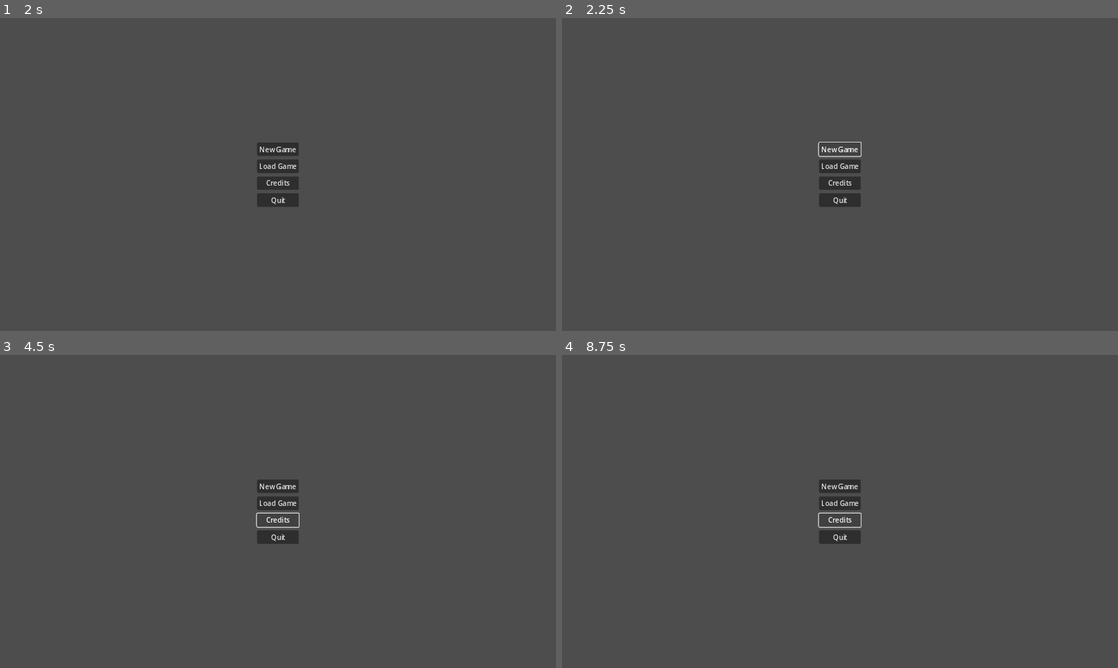
Above: before the commit, frames 1-4 (two rows, left to right).
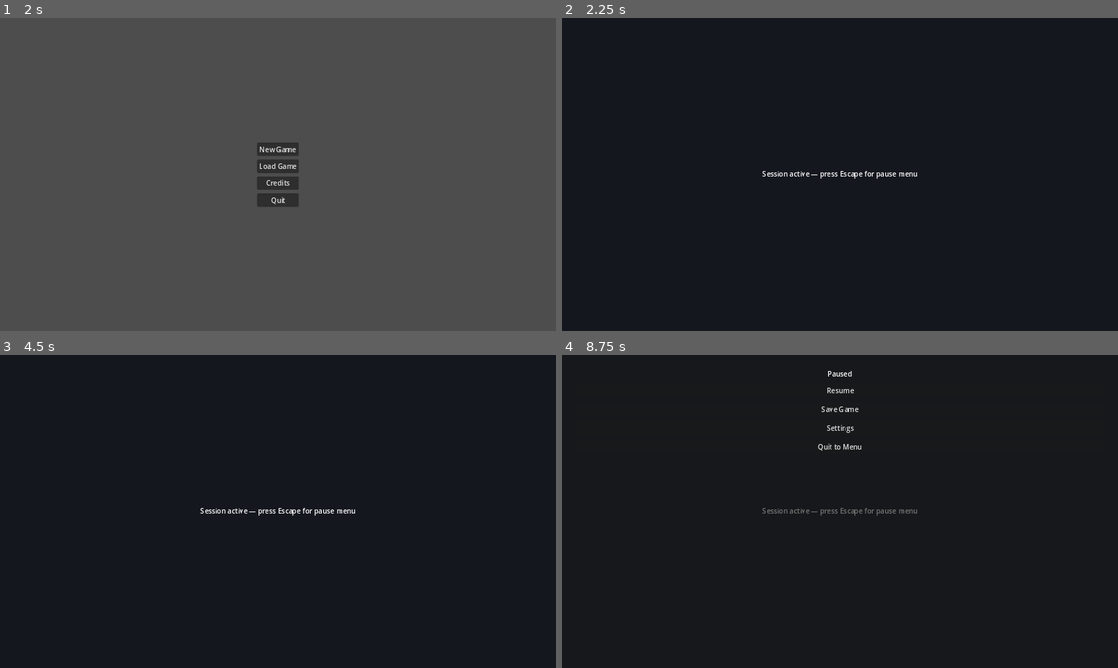
Above: after the commit, the same moments.

Repository: markcromwell/telvar-secundus
Game: Godot game, scene res://scenes/main_menu.tscn
Two runs of this game, one before a commit and one after it. Both use one fixed random seed, a clock stepped at 60 frames per second and the inputs below.
Inputs (mouse positions are in pixels of both pictures, inside the frame that each line leads up to):
- Up to frame 1 (2 s): click "Load Game" at 0.5 s; click "Slot 1 (Empty)" at 1.25 s
- Up to frame 2 (2.25 s): click "New Game" at 2 s
- Up to frame 3 (4.5 s): click (278, 486) at 2.75 s, where only the run before the commit has a clickable "New Game"; click (278, 486) at 3.5 s, where only the run before the commit has a clickable "New Game"; click (278, 520) at 4.25 s, where only the run before the commit has a clickable "Credits"
- Up to frame 4 (8.75 s): tap Escape (ui_cancel) at 8.65 s

Frame 1 is identical in both runs. In frame 2, 100% of the frame differs, in the area x 0-100%, y 0-100%; in frame 3, 100%; in frame 4, 99%.

Commit message:
Code Forge: phase 2728 implementation
Spec #1306 — automated implementation by cursor worker
Phase: Pause Menu Save Option UI
Complexity: simple
Branch: feature/spec-1306-phase-2728

Diff:
--- a/scenes/main_menu.tscn
+++ b/scenes/main_menu.tscn
@@ -79,3 +79,111 @@
 [node name="Back" type="Button" parent="LoadSlotPanel/Margin/VBox"]
 layout_mode = 2
 text = "Back"
+
+[node name="GameplayPlaceholder" type="ColorRect" parent="."]
+visible = false
+layout_mode = 1
+anchors_preset = 15
+anchor_right = 1.0
+anchor_bottom = 1.0
+grow_horizontal = 2
+grow_vertical = 2
+color = Color(0.08, 0.09, 0.12, 1)
+
+[node name="Hint" type="Label" parent="GameplayPlaceholder"]
+layout_mode = 1
+anchors_preset = 8
+anchor_left = 0.5
+anchor_top = 0.5
+anchor_right = 0.5
+anchor_bottom = 0.5
+offset_left = -200.0
+offset_top = -12.0
+offset_right = 200.0
+offset_bottom = 12.0
+grow_horizontal = 2
+grow_vertical = 2
+text = "Session active — press Escape for pause menu"
+horizontal_alignment = 1
+
+[node name="PausePanel" type="PanelContainer" parent="."]
+visible = false
+layout_mode = 1
+anchors_preset = 15
+anchor_right = 1.0
+anchor_bottom = 1.0
+grow_horizontal = 2
+grow_vertical = 2
+
+[node name="PauseMargin" type="MarginContainer" parent="PausePanel"]
+layout_mode = 2
+theme_override_constants/margin_left = 32
+theme_override_constants/margin_top = 32
+theme_override_constants/margin_right = 32
+theme_override_constants/margin_bottom = 32
+
+[node name="PauseVBox" type="VBoxContainer" parent="PausePanel/PauseMargin"]
+layout_mode = 2
+theme_override_constants/separation = 12
+
+[node name="PauseTitle" type="Label" parent="PausePanel/PauseMargin/PauseVBox"]
+layout_mode = 2
+text = "Paused"
+horizontal_alignment = 1
+
+[node name="Resume" type="Button" parent="PausePanel/PauseMargin/PauseVBox"]
+layout_mode = 2
+text = "Resume"
+
+[node name="SaveGame" type="Button" parent="PausePanel/PauseMargin/PauseVBox"]
+layout_mode = 2
+text = "Save Game"
+
+[node name="Settings" type="Button" parent="PausePanel/PauseMargin/PauseVBox"]
+layout_mode = 2
+text = "Settings"
+
+[node name="QuitToMenu" type="Button" parent="PausePanel/PauseMargin/PauseVBox"]
+layout_mode = 2
+text = "Quit to Menu"
+
+[node name="SaveSlotPanel" type="PanelContainer" parent="."]
+visible = false
+layout_mode = 1
+anchors_preset = 15
+anchor_right = 1.0
+anchor_bottom = 1.0
+grow_horizontal = 2
+grow_vertical = 2
+
+[node name="SaveMargin" type="MarginContainer" parent="SaveSlotPanel"]
+layout_mode = 2
+theme_override_constants/margin_left = 32
+theme_override_constants/margin_top = 32
+theme_override_constants/margin_right = 32
+theme_override_constants/margin_bottom = 32
+
+[node name="SaveVBox" type="VBoxContainer" parent="SaveSlotPanel/SaveMargin"]
+layout_mode = 2
+theme_override_constants/separation = 12
+
+[node name="SaveTitle" type="Label" parent="SaveSlotPanel/SaveMargin/SaveVBox"]
+layout_mode = 2
+text = "Save to Slot"
+horizontal_alignment = 1
+
+[node name="SaveSlot1" type="Button" parent="SaveSlotPanel/SaveMargin/SaveVBox"]
+layout_mode = 2
+text = "Slot 1"
+
+[node name="SaveSlot2" type="Button" parent="SaveSlotPanel/SaveMargin/SaveVBox"]
+layout_mode = 2
+text = "Slot 2"
+
+[node name="SaveSlot3" type="Button" parent="SaveSlotPanel/SaveMargin/SaveVBox"]
+layout_mode = 2
+text = "Slot 3"
+
+[node name="SaveBack" type="Button" parent="SaveSlotPanel/SaveMargin/SaveVBox"]
+layout_mode = 2
+text = "Back"
--- a/scripts/main_menu.gd
+++ b/scripts/main_menu.gd
@@ -2,6 +2,8 @@
 
 ## Main menu: New Game, Load Game, Credits, Quit. Load flow lists fixed user://
 ## slots via SaveManager (missing/corrupt JSON → empty slot dict).
+## During a stub session (New Game), Escape opens pause: Resume, Save Game,
+## Settings, Quit to Menu. Save writes JSON compatible with SaveManager.load_save_slot.
 
 const SAVE_SLOT_PATHS: PackedStringArray = [
 	"user://save_slot_1.json",
@@ -11,11 +13,21 @@
 
 @onready var _center: Control = $Center
 @onready var _load_panel: Control = $LoadSlotPanel
+@onready var _gameplay_placeholder: Control = $GameplayPlaceholder
+@onready var _pause_panel: Control = $PausePanel
+@onready var _save_panel: Control = $SaveSlotPanel
 @onready var _slot_buttons: Array[Button] = [
 	$LoadSlotPanel/Margin/VBox/Slot1,
 	$LoadSlotPanel/Margin/VBox/Slot2,
 	$LoadSlotPanel/Margin/VBox/Slot3,
 ]
+@onready var _save_slot_buttons: Array[Button] = [
+	$SaveSlotPanel/SaveMargin/SaveVBox/SaveSlot1,
+	$SaveSlotPanel/SaveMargin/SaveVBox/SaveSlot2,
+	$SaveSlotPanel/SaveMargin/SaveVBox/SaveSlot3,
+]
+
+var _session_active: bool = false
 
 
 func _ready() -> void:
@@ -25,17 +37,48 @@
 	$Center/MainButtons/Quit.pressed.connect(_on_quit)
 	$LoadSlotPanel/Margin/VBox/Back.pressed.connect(_return_to_main_buttons)
 	for i in _slot_buttons.size():
-		_slot_buttons[i].pressed.connect(_on_slot_pressed.bind(i))
+		_slot_buttons[i].pressed.connect(_on_load_slot_pressed.bind(i))
+	$PausePanel/PauseMargin/PauseVBox/Resume.pressed.connect(_close_pause_menu)
+	$PausePanel/PauseMargin/PauseVBox/SaveGame.pressed.connect(_on_pause_save_game)
+	$PausePanel/PauseMargin/PauseVBox/Settings.pressed.connect(_on_pause_settings)
+	$PausePanel/PauseMargin/PauseVBox/QuitToMenu.pressed.connect(_on_quit_to_menu)
+	$SaveSlotPanel/SaveMargin/SaveVBox/SaveBack.pressed.connect(_on_save_slot_back)
+	for i in _save_slot_buttons.size():
+		_save_slot_buttons[i].pressed.connect(_on_save_slot_chosen.bind(i))
 	_load_panel.visible = false
+	_pause_panel.visible = false
+	_save_panel.visible = false
+	_gameplay_placeholder.visible = false
+
+
+func _unhandled_input(event: InputEvent) -> void:
+	if not event.is_action_pressed("ui_cancel"):
+		return
+	if _save_panel.visible:
+		_on_save_slot_back()
+		get_viewport().set_input_as_handled()
+		return
+	if _load_panel.visible:
+		_return_to_main_buttons()
+		get_viewport().set_input_as_handled()
+		return
+	if not _session_active:
+		return
+	if _pause_panel.visible:
+		_close_pause_menu()
+	else:
+		_open_pause_menu()
+	get_viewport().set_input_as_handled()
 
 
 func _on_new_game() -> void:
-	# Hook for first playable / scene change in a later phase.
-	pass
+	_session_active = true
+	_center.visible = false
+	_gameplay_placeholder.visible = true
 
 
 func _on_load_game() -> void:
-	_refresh_slot_button_labels()
+	_refresh_load_slot_button_labels()
 	_center.visible = false
 	_load_panel.visible = true
 
@@ -54,17 +97,25 @@
 	_center.visible = true
 
 
-func _refresh_slot_button_labels() -> void:
+func _refresh_load_slot_button_labels() -> void:
 	for i in _slot_buttons.size():
-		var data: Dictionary = SaveManager.load_save_slot(SAVE_SLOT_PATHS[i])
-		var n := i + 1
-		if data.get("empty", false) == true:
-			_slot_buttons[i].text = "Slot %d (Empty)" % n
-		else:
-			_slot_buttons[i].text = "Slot %d" % n
+		_apply_slot_label_for_button(_slot_buttons[i], SAVE_SLOT_PATHS[i], i + 1)
 
 
-func _on_slot_pressed(slot_index: int) -> void:
+func _refresh_save_slot_button_labels() -> void:
+	for i in _save_slot_buttons.size():
+		_apply_slot_label_for_button(_save_slot_buttons[i], SAVE_SLOT_PATHS[i], i + 1)
+
+
+func _apply_slot_label_for_button(btn: Button, path: String, slot_number: int) -> void:
+	var data: Dictionary = SaveManager.load_save_slot(path)
+	if data.get("empty", false) == true:
+		btn.text = "Slot %d (Empty)" % slot_number
+	else:
+		btn.text = "Slot %d" % slot_number
+
+
+func _on_load_slot_pressed(slot_index: int) -> void:
 	var data: Dictionary = SaveManager.load_save_slot(SAVE_SLOT_PATHS[slot_index])
 	if data.get("empty", false) == true:
 		_return_to_main_buttons()
@@ -73,8 +124,75 @@
 	_return_to_main_buttons()
 
 
+func _open_pause_menu() -> void:
+	_pause_panel.visible = true
+
+
+func _close_pause_menu() -> void:
+	_pause_panel.visible = false
+
+
+func _on_pause_save_game() -> void:
+	_refresh_save_slot_button_labels()
+	_pause_panel.visible = false
+	_save_panel.visible = true
+
+
+func _on_pause_settings() -> void:
+	# Placeholder until settings UI exists.
+	pass
+
+
+func _on_quit_to_menu() -> void:
+	_session_active = false
+	_pause_panel.visible = false
+	_save_panel.visible = false
+	_gameplay_placeholder.visible = false
+	_center.visible = true
+
+
+func _on_save_slot_back() -> void:
+	_save_panel.visible = false
+	_pause_panel.visible = true
+
+
+func _on_save_slot_chosen(slot_index: int) -> void:
+	var path := SAVE_SLOT_PATHS[slot_index]
+	var payload := _build_session_save_payload()
+	if not _write_save_json(path, payload):
+		push_error("MainMenu: could not write save to %s" % path)
+		return
+	_on_save_slot_back()
+
+
+func _build_session_save_payload() -> Dictionary:
+	return {
+		"empty": false,
+		"version": SaveManager.SAVE_SLOT_VERSION,
+		"session_stub": true,
+		"saved_at_unix": Time.get_unix_time_from_system(),
+	}
+
+
+func _write_save_json(path: String, data: Dictionary) -> bool:
+	var text := JSON.stringify(data, "\t")
+	var f := FileAccess.open(path, FileAccess.WRITE)
+	if f == null:
+		return false
+	f.store_string(text)
+	return f.get_error() == OK
+
+
 func _notification(what: int) -> void:
 	if what == NOTIFICATION_WM_GO_BACK_REQUEST:
+		if _save_panel.visible:
+			_on_save_slot_back()
+			get_viewport().set_input_as_handled()
+			return
 		if _load_panel.visible:
 			_return_to_main_buttons()
 			get_viewport().set_input_as_handled()
+			return
+		if _session_active and _pause_panel.visible:
+			_close_pause_menu()
+			get_viewport().set_input_as_handled()
